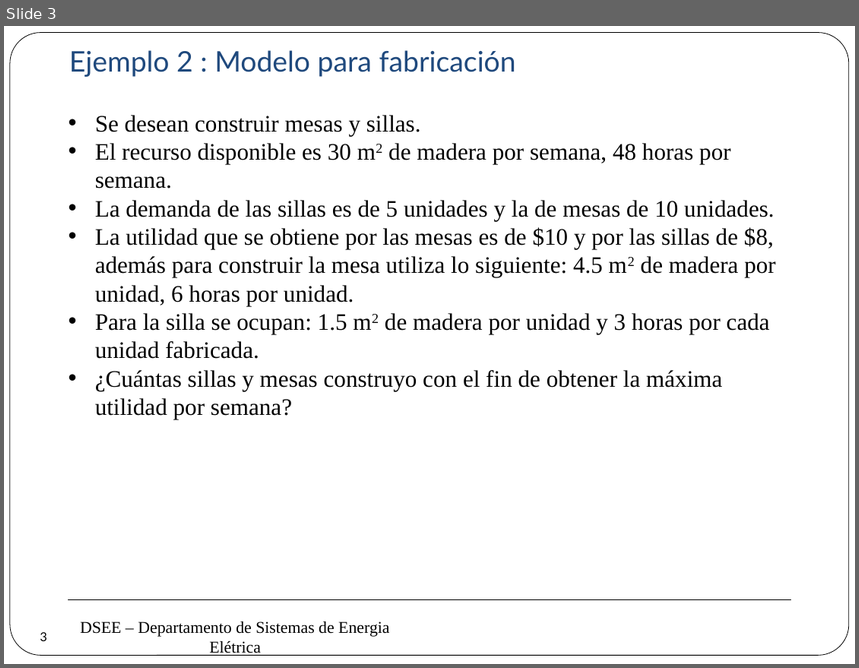
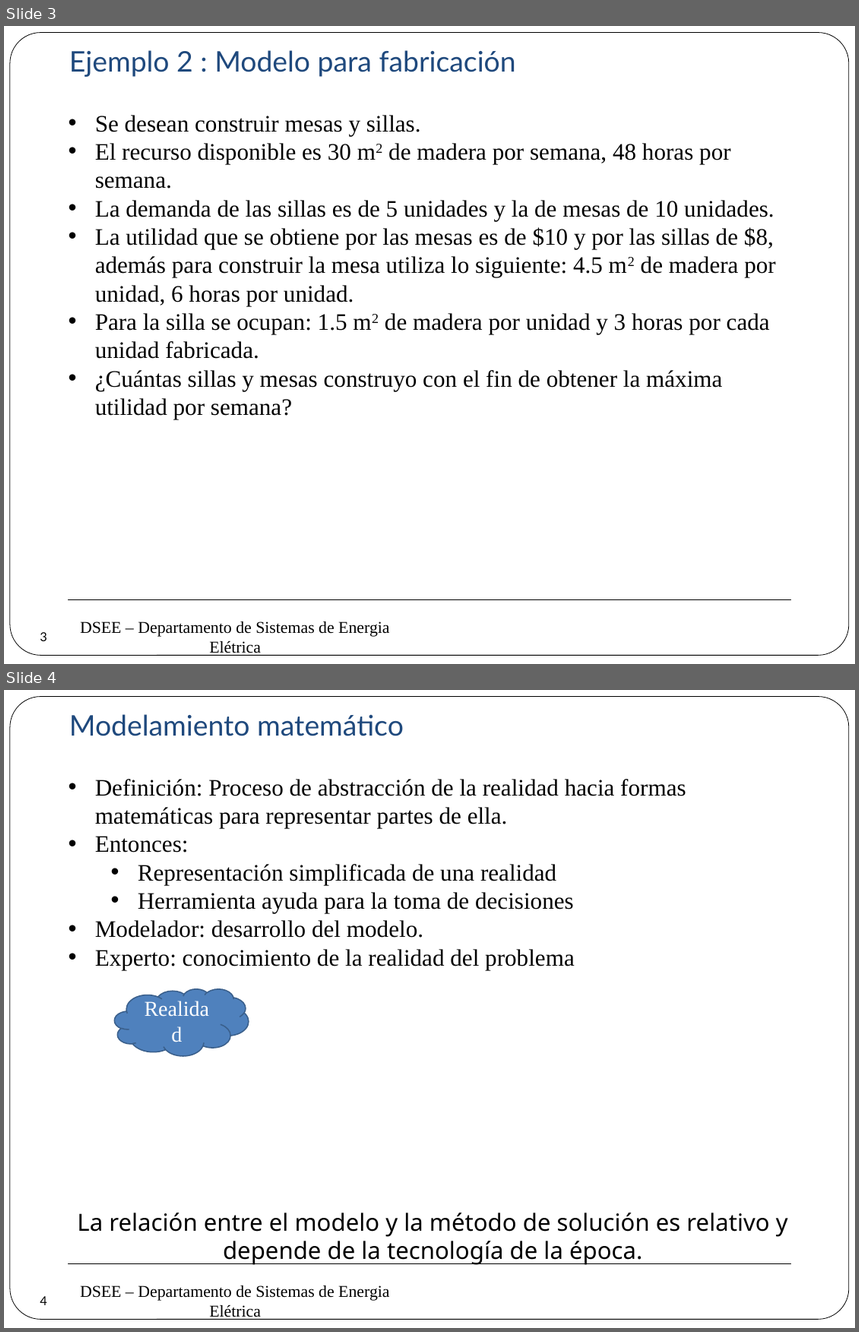
Before and after one commit to erikfilias/Power-Systems-Optimization-using-Julia-Language, a slide deck: 1. Lectures/Introducción a la Optimización aplicada a Sistemas de Energía Eléctrica/Dia 1/2. Modelamiento e Optimización.pptx. Shown one above the other, each under a label of ours: slide 3 before the commit, slides 3 and 4 after it. The pictures are 859x668 and 859x1332 pixels, drawn with LibreOffice and Linux fonts; fonts in the diff are those of the drawing; background and template pictures are left out. Boxes give left, top, right and bottom in pixels: in the first picture for what was removed or moved away, otherwise in the second. Text is boxed around its words. In the diff, an @@ line names an element or a change of style, - is before the commit and + after.

```diff
--- a/1. Lectures/Introducción a la Optimización aplicada a Sistemas de Energía Eléctrica/Dia 1/2. Modelamiento e Optimización.pptx
+++ b/1. Lectures/Introducción a la Optimización aplicada a Sistemas de Energía Eléctrica/Dia 1/2. Modelamiento e Optimización.pptx
@@ slide 4 added at <box>4,690,855,1328</box>, background #FFFFFF; not listed: 3 template elements that a slide beside it also shows @@
@@ text added at <box>69,714,404,736</box>, 24 pt, text #1F497D @@
+Modelamiento matemático
@@ text added at <box>95,779,686,970</box>, 20 pt, text #000000 @@
+• Definición: Proceso de abstracción de la realidad hacia formas matemáticas para representar partes de ella.
+• Entonces:
+  • Representación simplificada de una realidad
+  • Herramienta ayuda para la toma de decisiones
+• Modelador: desarrollo del modelo.
+• Experto: conocimiento de la realidad del problema
@@ cloud added at <box>115,989,248,1056</box>, fill #4F81BD, outline #3A5F8C 1 pt, 18 pt, text #FFFFFF @@
+Realidad
@@ text added at <box>77,1213,788,1265</box>, 20 pt, text #000000 @@
+La relación entre el modelo y la método de solución es relativo y depende de la tecnología de la época.
@@ page number added at <box>28,1285,60,1317</box>, 10.5 pt, text #000000 @@
+4
```
Also in this commit, not shown: 1 other slide added.
